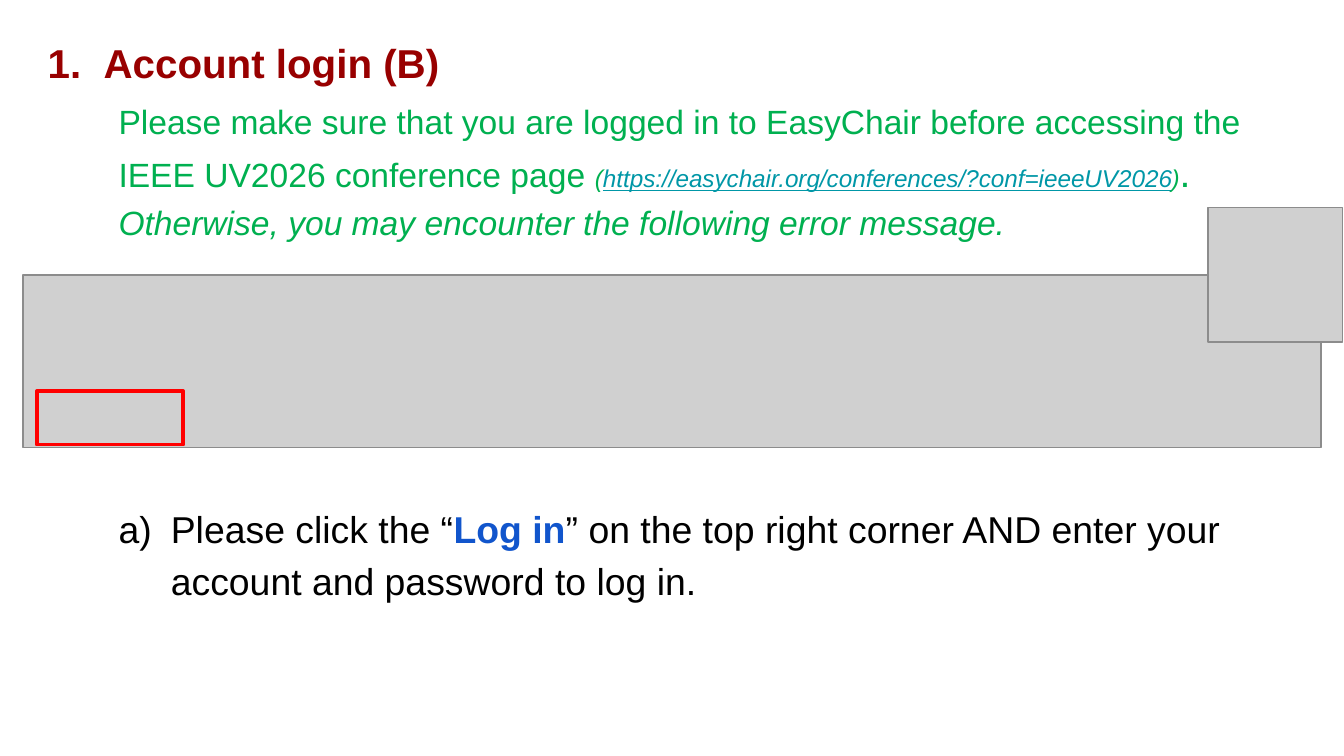
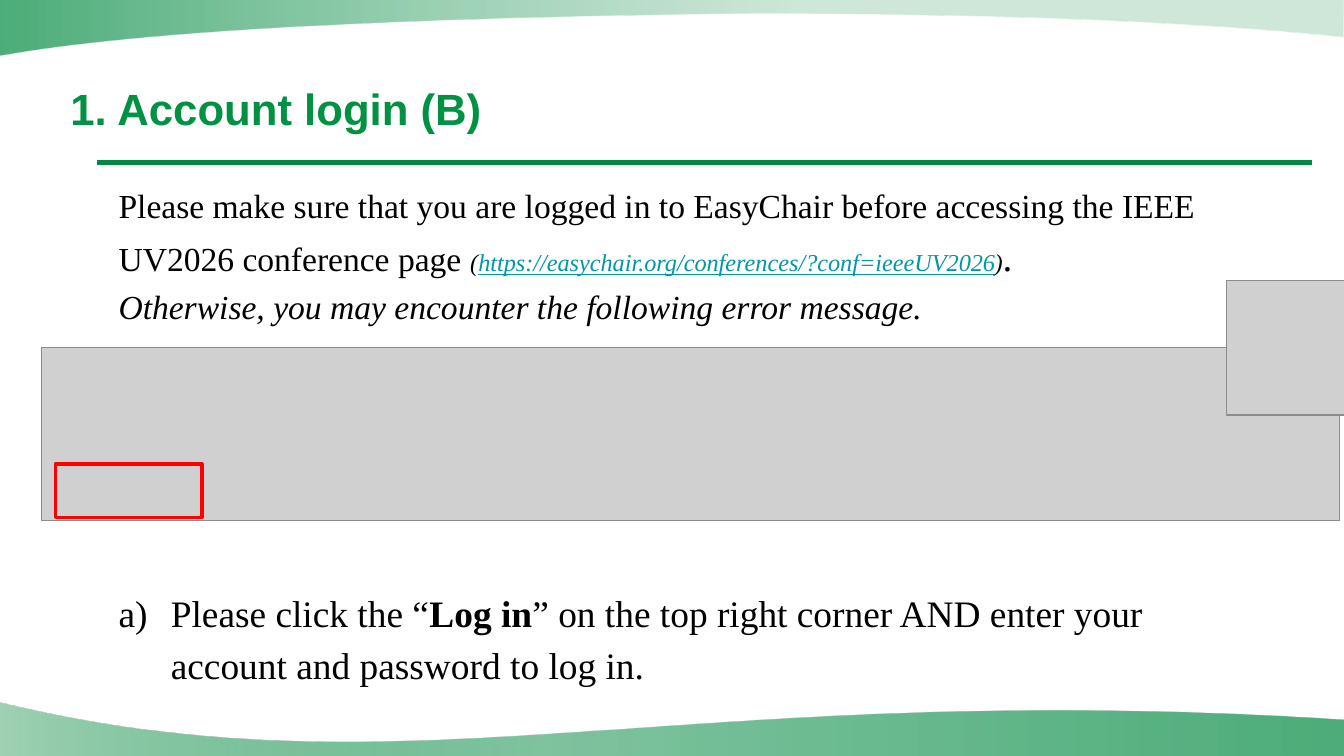
Before and after one commit to UV2026/Email-CFP, a slide deck: slide 4 of Instructions/PPT/Instructions for UV2026 Paper Review & Assignment on EasyChair (Session Chair)[UV2026].pptx. Drawn at 1344x756 pixels with LibreOffice and Linux fonts; fonts in the diff are those of the drawing; grey boxes stand for pictures; background and template pictures are left out. Boxes give left, top, right and bottom in pixels: in the first picture for what was removed or moved away, otherwise in the second. Text is boxed around its words. In the diff, an @@ line names an element or a change of style, - is before the commit and + after.

```diff
--- a/Instructions/PPT/Instructions for UV2026 Paper Review & Assignment on EasyChair (Session Chair)[UV2026].pptx
+++ b/Instructions/PPT/Instructions for UV2026 Paper Review & Assignment on EasyChair (Session Chair)[UV2026].pptx
@@ freeform shape added at (0, 0, 1343, 55), fill gradient #008A41 to #A0D2B4 @@
@@ text at (70, 93, 482, 134): text changed; size 21.6 to 23.4 pt; text colour #980000 to #009242 @@
-1. Account login (B)
+1. Account login (B)
@@ text "Please make sure that you ...": place and size @@
-text "Please make sure that you ..." at (119, 109, 1241, 602)
+text "Please make sure that you ..." at (119, 194, 1195, 686)
@@ text "Please make sure that you ..." at (119, 194, 1195, 686): font Arial to Times New Roman; text colour #00B050 to #000000 in "Please make sure that you are logged ...", "Otherwise, you may encounter the following error ..."; text colour #1155CC to #000000 in "“Log in”" @@
@@ line added from (97, 163) to (1313, 163), #008A41 2.5 pt @@
@@ picture: place and size @@
-picture at (1208, 208, 1343, 343)
+picture at (1227, 281, 1344, 415)
@@ picture: place and size @@
-picture at (23, 276, 1321, 449)
+picture at (42, 348, 1340, 521)
@@ rectangle: place and size @@
-rectangle at (36, 391, 183, 445)
+rectangle at (55, 464, 202, 517)
@@ freeform shape added at (0, 703, 1344, 756), fill gradient #008A41 to #A0D2B4 @@
```
Also in this commit, not shown: 21 other slides changed, 7 other files.
